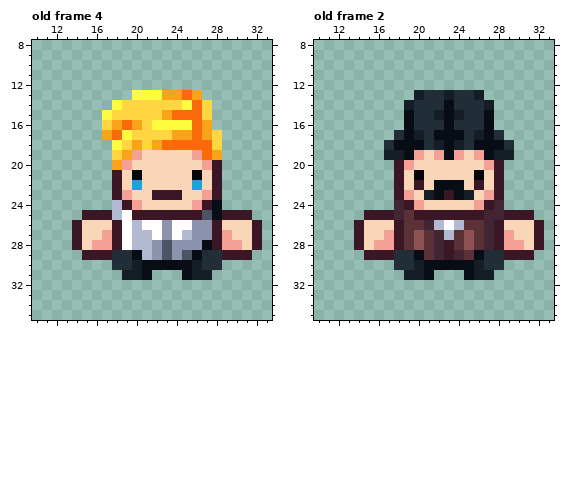
Two states of a pixel-art file, Assets/Art/Sprites/ASEPRITE/Personas de Fondo.aseprite. Above, as it was before the edit.
48x48 pixels, 7 frames. Shown: old frame 4: x 10..33, y 8..35; old frame 2: x 10..33, y 8..35. The commit also changed other frames, which this record leaves out.
After the commit:
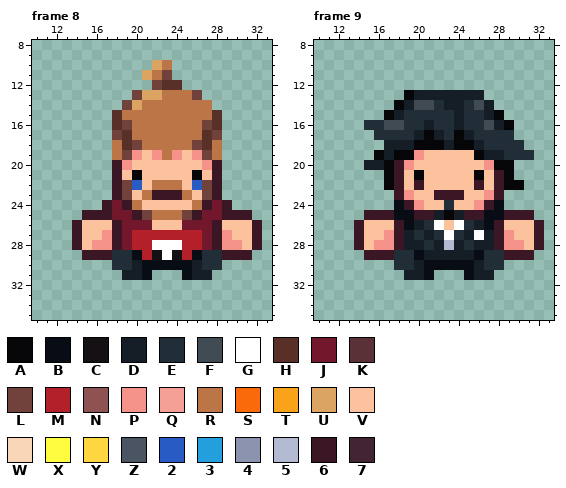
Palette (. is transparent): A #060608  B #080c14  C #141013  D #151e26  E #212e37  F #404b54  G #ffffff  H #593028  J #73172d  K #5b3138  L #71413b  M #b4202a  N #8e5252  P #f59289  Q #f5a097  R #bb7547  S #fa6a0a  T #f9a31b  U #dba463  V #fcc19d  W #fad6b8  X #fffc40  Y #ffd541  Z #4a5462  2 #285cc4  3 #249fde  4 #8b93af  5 #b3b9d1  6 #3b1725  7 #422433
A new or re-ordered frame is compared with the old frame closest to it.
The edit:
frames 7 -> 15
Changed rows in their new state; - is an unchanged pixel.
Frame 8 is new; against old frame 4:
first column x 15:
10 -------UR--------
11 ------URL--------
12 -------LHH-------
13 -----LUURRRL-----
14 ---.LURRRRRRR----
15 --.HRRRRRRRRRH---
16 --.HLRRRRRRRLH---
17 --.LHRRRRRRRHL---
18 ---RHLRRRRRLHR---
19 ---RLPVPRPVPLR---
20 ---6PVVVVVVVP----
21 ----V-VVVVV-V----
22 ----L2VRRRV2L----
23 ----LVR---RVL----
24 --6J-RVVVVVR-J6--
25 ---JJ-LRRRL-JJ---
26 VVV-JJJVVVJJJ-VVV
27 VVP-JMMMMMMMJ-PVV
28 VPP-JMMGGGMMJ-PPV
29 ------MCGCM------
Frame 9 is new; against old frame 2:
first column x 15:
13 ----A-DD-DD------
14 ---A-FF-DD-F-----
15 --ADE--EE---DA---
16 EEFFE-D-ED--FDA--
17 -EE-E-ADEADEE-E--
18 --DDDAAADAADEE-E-
19 -A-AAPVVVVVAD-EEE
20 DDA-PVVVVVVVPAA--
21 --A-V-VVVVV-V-A--
22 --A-V-VVVVV-V-AA-
23 ----PVV6-6VVP----
24 ---B-PVVEVVP-B---
25 ---BB--DAD--BB---
26 VVV-BDEGVGEDB-VVV
27 VVP-DEDEGEDGD-PVV
28 VPP-DDED5DEDD-PPV
29 ------DDDDD------
Where, in picture pixels (left, top, right, bottom), the same in both pictures:
changed: (82, 60, 252, 260)
changed: (364, 90, 534, 260)
